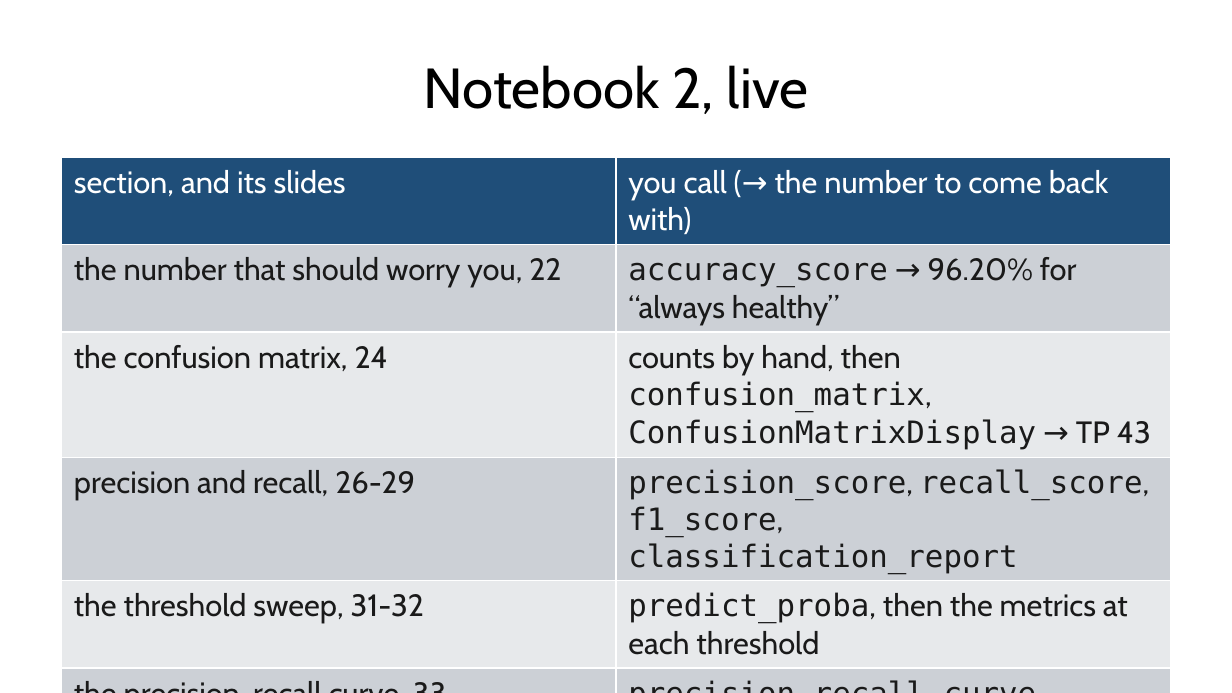
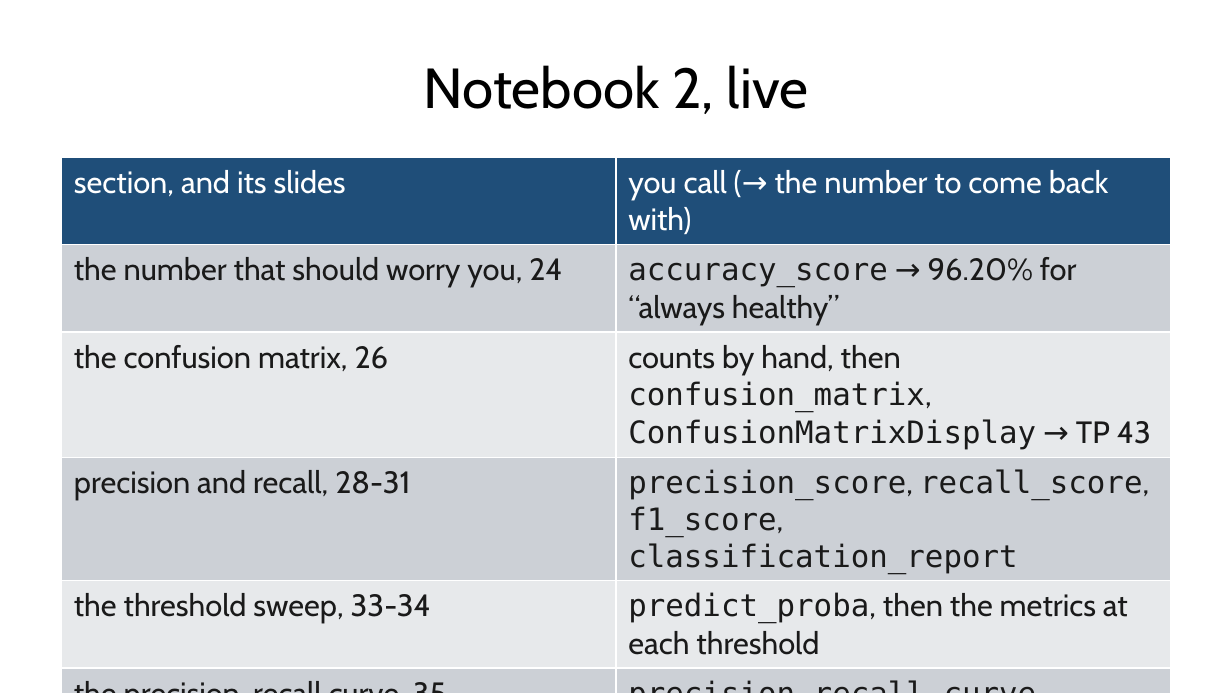
Before and after one commit to fabioantonini/technologies-for-artificial-intelligence, a slide deck: slide 32 of Lessons/04_classification_and_metrics/Slides/classification_and_metrics_slides.pptx. Drawn at 1232x693 pixels with LibreOffice and Linux fonts; fonts in the diff are those of the drawing; background and template pictures are left out. Boxes give left, top, right and bottom in pixels: in the first picture for what was removed or moved away, otherwise in the second. Text is boxed around its words. In the diff, an @@ line names an element or a change of style, - is before the commit and + after.

```diff
--- a/Lessons/04_classification_and_metrics/Slides/classification_and_metrics_slides.pptx
+++ b/Lessons/04_classification_and_metrics/Slides/classification_and_metrics_slides.pptx
@@ table at [62, 158, 1170, 659] @@
-row 2, column 1: the number that should worry you, 22
+row 2, column 1: the number that should worry you, 24
-row 3, column 1: the confusion matrix, 24
+row 3, column 1: the confusion matrix, 26
-row 4, column 1: precision and recall, 26-29
+row 4, column 1: precision and recall, 28-31
-row 5, column 1: the threshold sweep, 31-32
+row 5, column 1: the threshold sweep, 33-34
-row 6, column 1: the precision-recall curve, 33
+row 6, column 1: the precision-recall curve, 35
```
Also in this commit, not shown: 2 other slides changed, 1 slide added, 1 slide removed, 9 other files.
